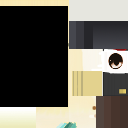
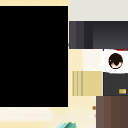
Comparing the layer stacks of the two 128 × 128 images. Changes:
added layer "Pasted Layer #1" above "Pasted Layer" over [0, 107, 52, 128]
painted on "playertex.png" over [0, 96, 128, 128]
